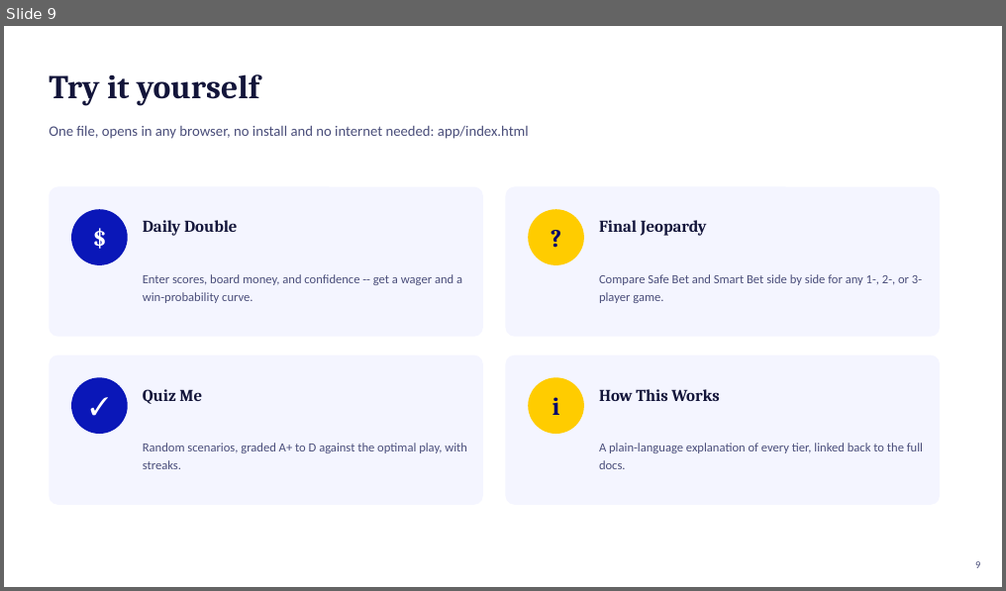
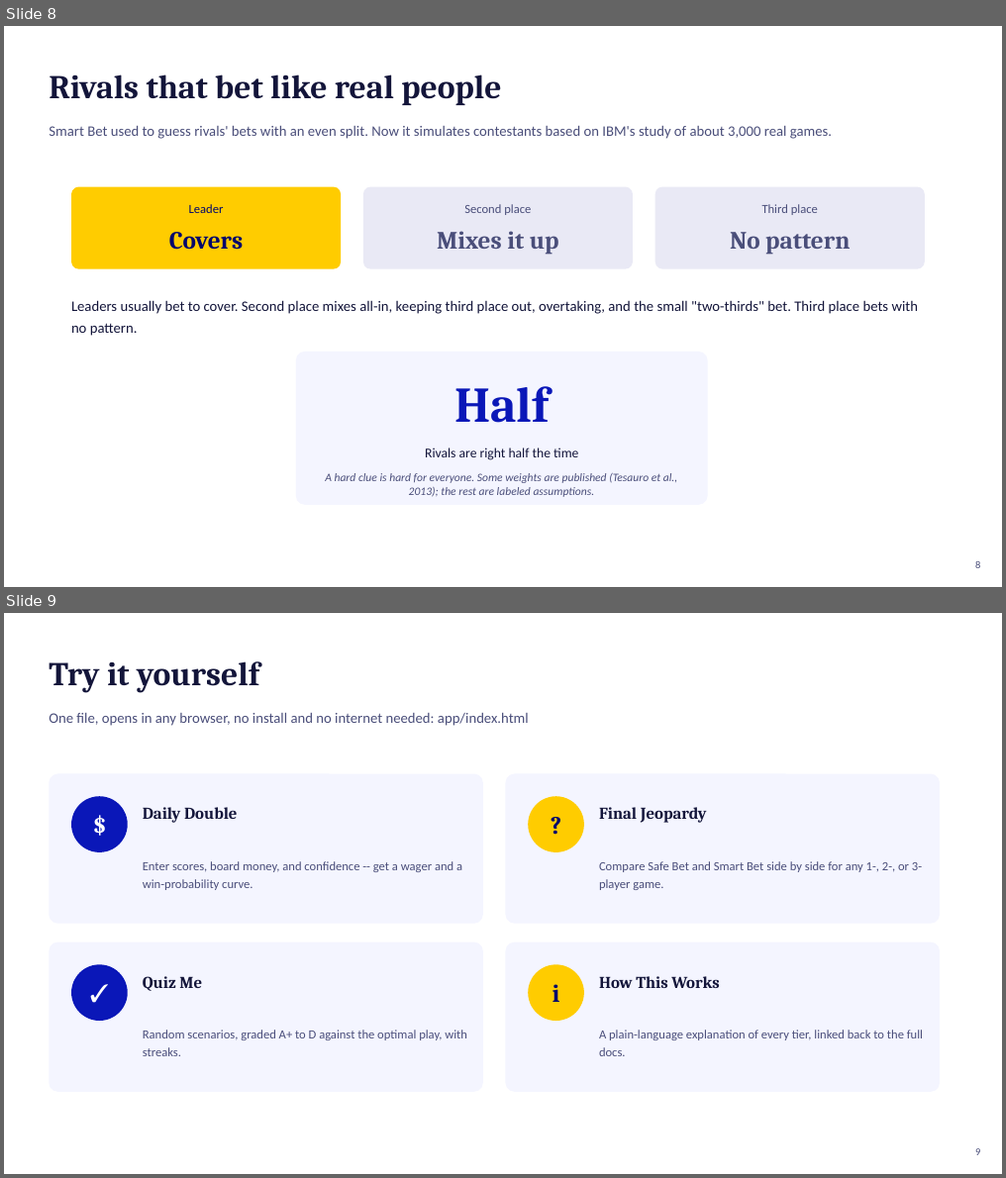
Before and after one commit to willhoop/jeopardy-wagering, a slide deck: docs/deck.pptx. Shown one above the other, each under a label of ours: slide 9 before the commit, slides 8 and 9 after it. The pictures are 1006x591 and 1006x1178 pixels, drawn with LibreOffice and Linux fonts; fonts in the diff are those of the drawing. Boxes give left, top, right and bottom in pixels: in the first picture for what was removed or moved away, otherwise in the second. Text is boxed around its words. In the diff, an @@ line names an element or a change of style, - is before the commit and + after.

```diff
--- a/docs/deck.pptx
+++ b/docs/deck.pptx
@@ slide 8 added at <box>4,26,1002,587</box>, background #FFFFFF @@
@@ text added at <box>49,75,501,105</box>, 32 pt, text #13153A, bold @@
+Rivals that bet like real people
@@ text added at <box>49,126,832,139</box>, 14 pt, text #4A4E7A @@
+Smart Bet used to guess rivals' bets with an even split. Now it simulates contestants based on IBM's study of about 3,000 real games.
@@ rounded rectangle added at <box>71,187,341,270</box>, fill #FFCC00 @@
@@ rounded rectangle added at <box>363,187,633,270</box>, fill #E9E9F5 @@
@@ rounded rectangle added at <box>655,187,925,270</box>, fill #E9E9F5 @@
@@ text added at <box>169,232,243,250</box>, 24 pt, text #04086B, bold @@
+Covers
@@ text added at <box>189,204,224,213</box>, 12 pt, text #04086B @@
+Leader
@@ text added at <box>437,231,559,255</box>, 24 pt, text #4A4E7A, bold @@
+Mixes it up
@@ text added at <box>464,204,531,215</box>, 12 pt, text #4A4E7A @@
+Second place
@@ text added at <box>730,232,849,255</box>, 24 pt, text #4A4E7A, bold @@
+No pattern
@@ text added at <box>762,204,818,215</box>, 12 pt, text #4A4E7A @@
+Third place
@@ text added at <box>71,300,919,336</box>, 14 pt, text #13153A @@
+Leaders usually bet to cover. Second place mixes all-in, keeping third place out, overtaking, and the small "two-thirds" bet. Third place bets with no pattern.
@@ rounded rectangle added at <box>296,352,708,505</box>, fill #F4F5FF @@
@@ text added at <box>454,386,548,423</box>, 48 pt, text #0A17B8, bold @@
+Half
@@ text added at <box>425,448,578,461</box>, 13 pt, text #13153A @@
+Rivals are right half the time
@@ text added at <box>325,473,677,497</box>, 11 pt, text #4A4E7A, italic @@
+A hard clue is hard for everyone. Some weights are published (Tesauro et al., 2013); the rest are labeled assumptions.
@@ text added at <box>975,562,980,569</box>, 10 pt, text #4A4E7A @@
+8
```
Also in this commit, not shown: 5 slides changed, 1 slide removed, 41 other files.
